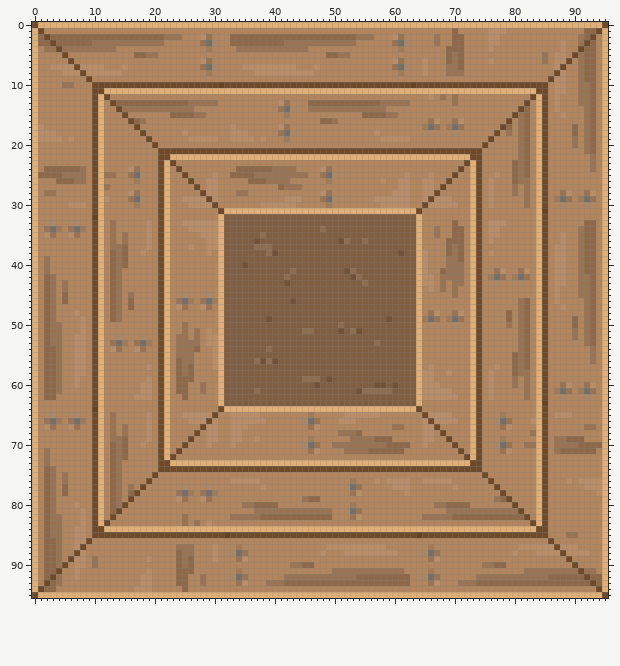
One commit to this sprite sheet: 2D Template/Assets/Benicio/Tilemaps/CrateTiles.png. The first picture shows the starting point.
The file is 96x96 pixels. Colours within 5 levels of each other are drawn and written as one.
The same view after the edit:
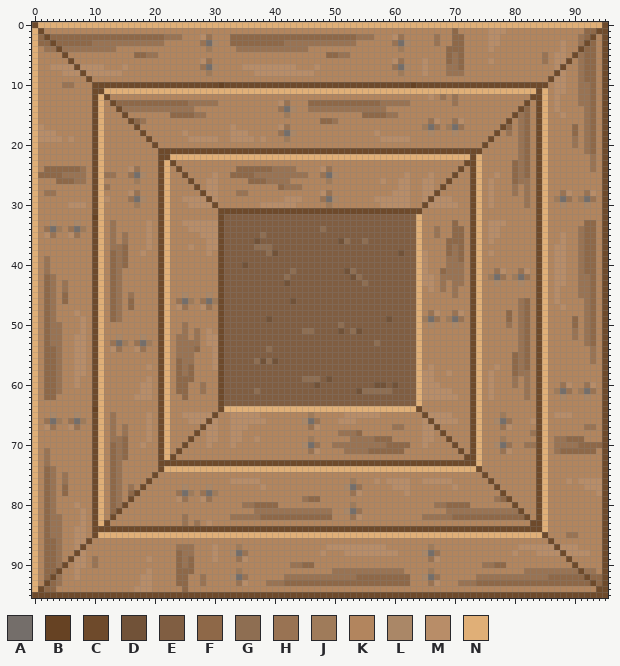
Palette (. is transparent): A #746e6a  B #664223  C #6e4a2b  D #715238  E #805e42  F #8e6848  G #8e6e52  H #997353  J #9f7b5a  K #b2855e  L #aa8767  M #b88d68  N #e0af77
Difference:
Colour N becomes colour C in rows 1 to 11 at x 95; in rows 12 to 22 at x 84 and 95; in rows 23 to 30 at x 73, 84 and 95; in row 31 at x 32 to 63, 73, 84 and 95; in rows 32 to 63 at x 31, 73, 84 and 95; in rows 64 to 72 at x 73, 84 and 95.
Colour N becomes colour C in row 73 at x 23 to 72, 84 and 95; in rows 74 to 83 at x 84 and 95; in row 84 at x 12 to 83 and 95; in rows 85 to 94 at x 95; in row 95 at x 1 to 94.
Colour B becomes colour N in row 31 at x 85; in row 63 at x 85; in row 85 at x 32 and 64.
Colour C becomes colour N in rows 11 to 21 at x 85; in rows 22 to 30 at x 74 and 85; in row 31 at x 74; in rows 32 to 62 at x 74 and 85; in row 63 at x 74; in rows 64 to 73 at x 74 and 85.
Colour C becomes colour N in row 74 at x 22 to 73 and 85; in rows 75 to 84 at x 85; in row 85 at x 11 to 31, 33 to 63 and 65 to 84.
